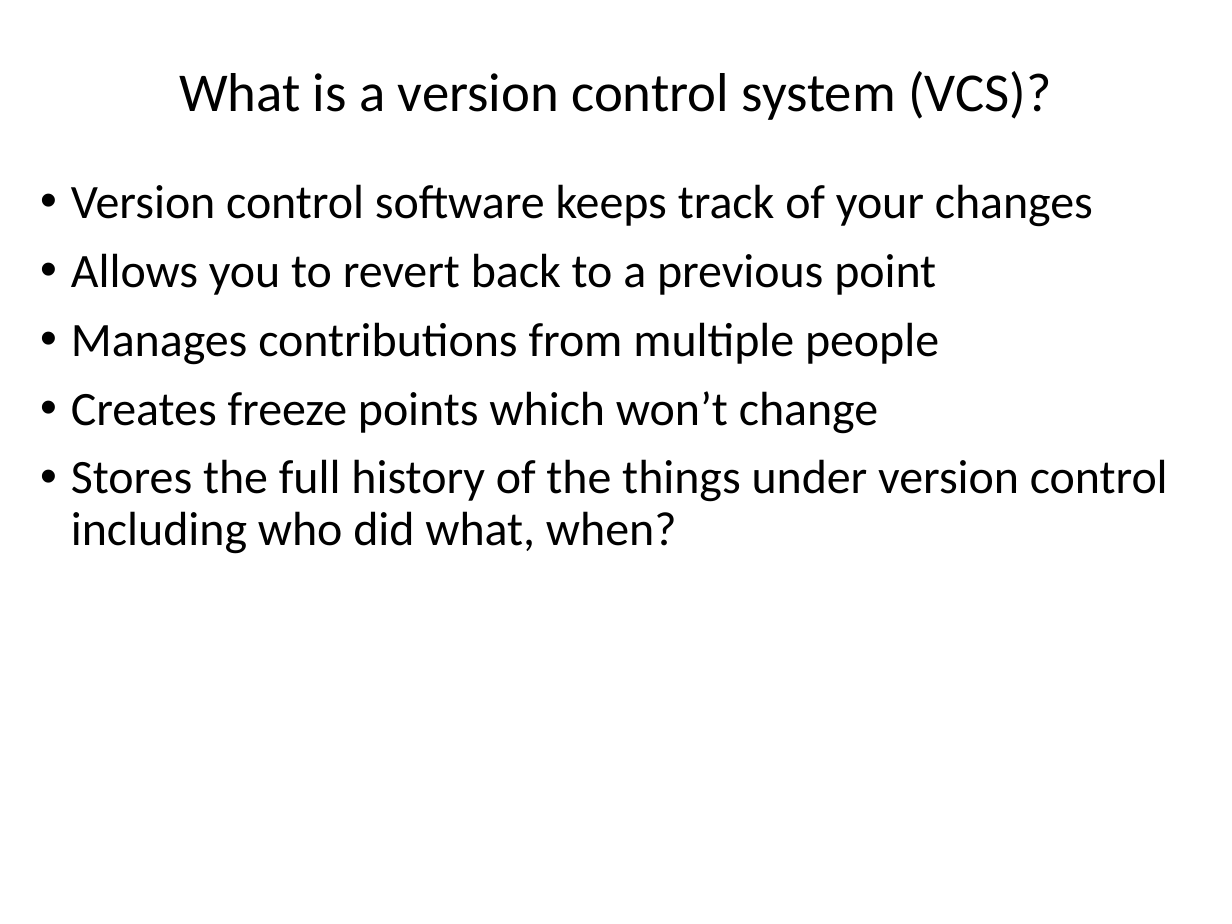
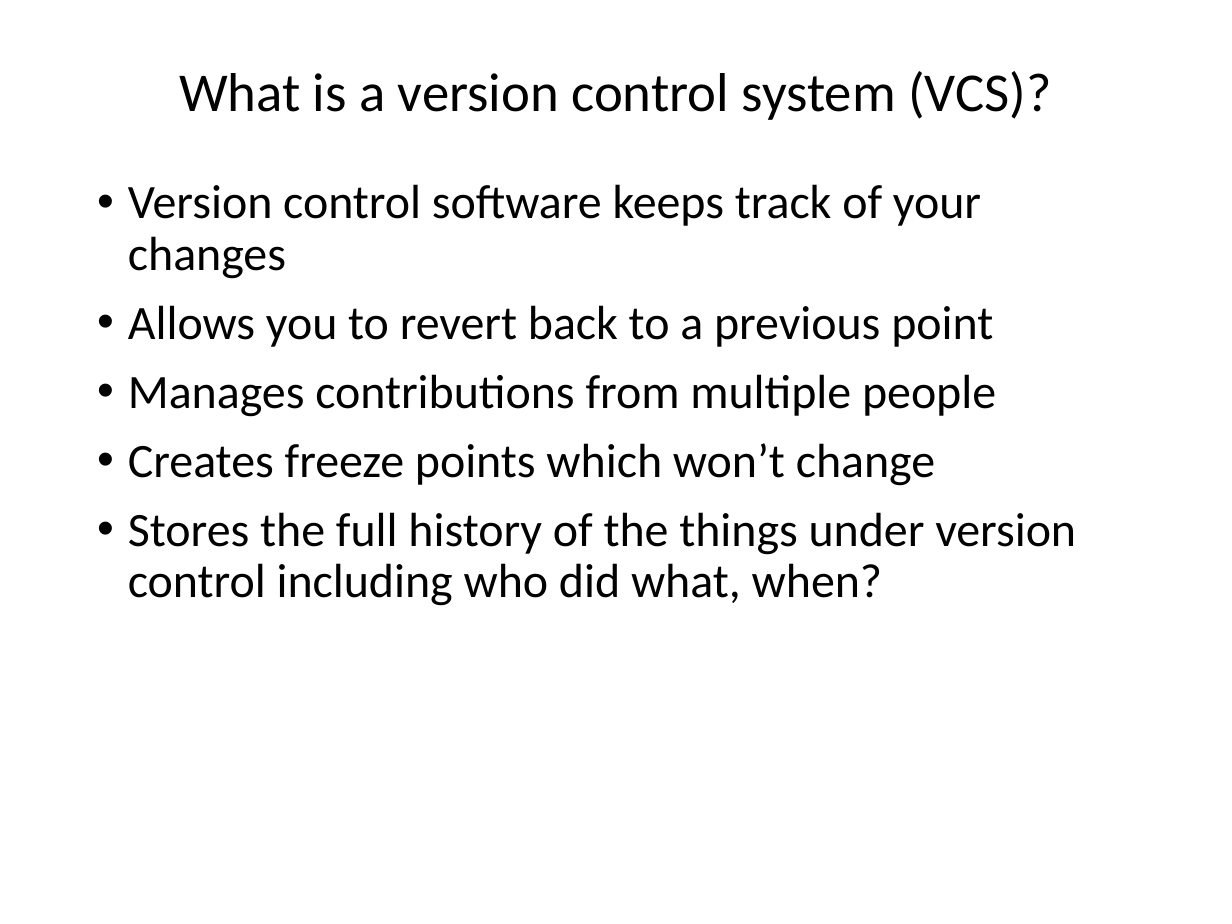
Before and after one commit to ncasuk/ncas-isc, a slide deck: slide 4 of version_control/presentations/01_git_intro.pptx. Drawn at 1232x924 pixels with LibreOffice and Linux fonts; fonts in the diff are those of the drawing; background and template pictures are left out. Boxes give left, top, right and bottom in pixels: in the first picture for what was removed or moved away, otherwise in the second. Text is boxed around its words. In the diff, an @@ line names an element or a change of style, - is before the commit and + after.

```diff
--- a/version_control/presentations/01_git_intro.pptx
+++ b/version_control/presentations/01_git_intro.pptx
@@ text "Version control software keeps track ..." rewrapped from (x1=71, y1=184, x2=1168, y2=554) to (x1=128, y1=184, x2=1076, y2=606) @@
```
Also in this commit, not shown: 14 other slides changed, 1 other file.
